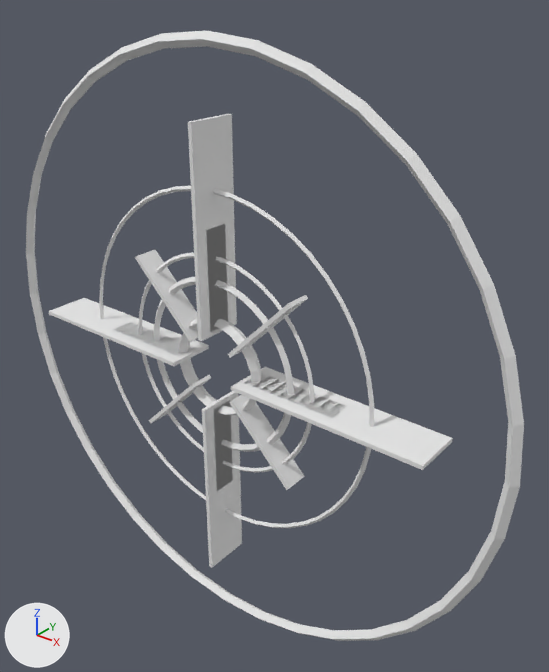
Before and after pictures for a commit that changed the OBJ model Cappuccino/Assets/Mesh/autorifle-crosshairs.obj.
Before and after are seen from a camera (50 mm lens) standing at (9.07, -9.61, 7.04) and looking at (0.68, 0.88, 0.54). Lighting does not change. The marker at lower left points along +X, +Y and +Z. Where no turn or scale is listed for an object, it has been applied to the vertices.

The older version as bpy lines, for what is in view:
```python
ob_cube_001_cube_002 = bpy.data.objects.new('Cube.001_Cube.002', me_cube_001_cube_002)
ob_cube_001_cube_002.location = (0.0, 0.0, 0.0)
ob_cube_002_cube_003 = bpy.data.objects.new('Cube.002_Cube.003', me_cube_002_cube_003)
ob_cube_002_cube_003.location = (0.0, 0.0, 0.0)
ob_cube_003_cube_004 = bpy.data.objects.new('Cube.003_Cube.004', me_cube_003_cube_004)
ob_cube_003_cube_004.location = (0.0, 0.0, 0.0)
ob_cube_004_cube_000 = bpy.data.objects.new('Cube.004_Cube.000', me_cube_004_cube_000)
ob_cube_004_cube_000.location = (0.0, 0.0, 0.0)
ob_cube_006 = bpy.data.objects.new('Cube.006', me_cube_006)
ob_cube_006.location = (0.0, 0.0, 0.0)
ob_cube_007 = bpy.data.objects.new('Cube.007', me_cube_007)
ob_cube_007.location = (0.0, 0.0, 0.0)
ob_cube_010_cube_009 = bpy.data.objects.new('Cube.010_Cube.009', me_cube_010_cube_009)
ob_cube_010_cube_009.location = (0.0, 0.0, 0.0)
ob_cube_cube_001 = bpy.data.objects.new('Cube_Cube.001', me_cube_cube_001)
ob_cube_cube_001.location = (0.0, 0.0, 0.0)
ob_torus = bpy.data.objects.new('Torus', me_torus)
ob_torus.location = (0.0, 0.0, 0.0)
# also in view: 'Torus.005' at (0.0, 0.0, 0.0); 'Cube.008_Cube' at (0.0, 0.0, -2.75); 'Cube.009_Cube.008' at (0.0, 0.0, 2.75); 'Cube.011_Cube.010' at (2.75, 0.0, 0.0); 'Torus.006' at (0.0, 0.0, 0.0)
```
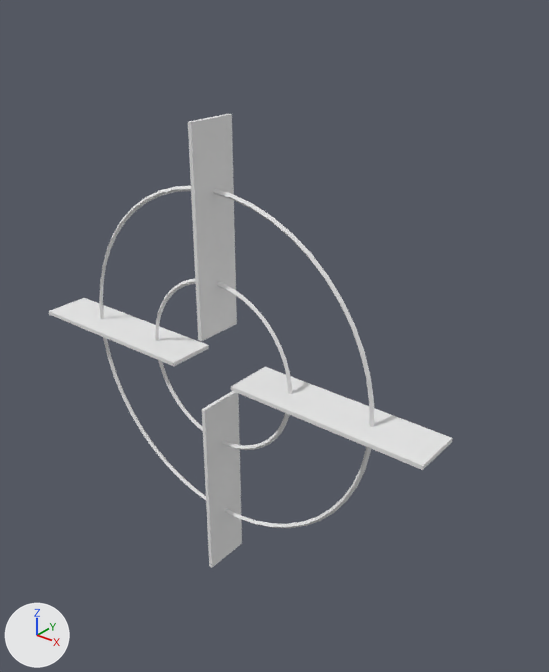
Boxes (x1, y1, x2, y2) around the edits, measured in the pictures (549 x 672 px):
'Torus.005', deleted: before (26, 31, 524, 641)
'Torus.006', deleted: before (154, 277, 294, 452)
'Torus', deleted: before (139, 253, 314, 473)
'Cube.003_Cube.004', deleted: before (229, 395, 304, 490)
'Cube.002_Cube.003', deleted: before (135, 250, 198, 342)
'Torus.000_Torus.004', deleted: before (179, 318, 262, 415)
'Cube.001_Cube.002', deleted: before (228, 295, 308, 357)
'Cube_Cube.001', deleted: before (149, 375, 211, 423)
'Cube.004_Cube.000', deleted: before (214, 402, 233, 489)
'Cube.006', deleted: before (130, 331, 193, 356)
'Cube.007', deleted: before (277, 389, 342, 418)
'Torus.002', unchanged, uncovered by the edit: after (155, 279, 292, 450)

The edits, one by one:
Object 'Cube.001_Cube.002' (ob_cube_001_cube_002) is deleted.
Object 'Cube.002_Cube.003' (ob_cube_002_cube_003) is deleted.
Object 'Cube.003_Cube.004' (ob_cube_003_cube_004) is deleted.
Object 'Cube.004_Cube.000' (ob_cube_004_cube_000) is deleted.
Object 'Cube.006' (ob_cube_006) is deleted.
Object 'Cube.007' (ob_cube_007) is deleted.
Object 'Cube_Cube.001' (ob_cube_cube_001) is deleted.
Object 'Torus' (ob_torus) is deleted.
Object 'Torus.000_Torus.004' (ob_torus_000_torus_004) is deleted.
Object 'Torus.005' (ob_torus_005) is deleted.
Object 'Torus.006' (ob_torus_006) is deleted.
